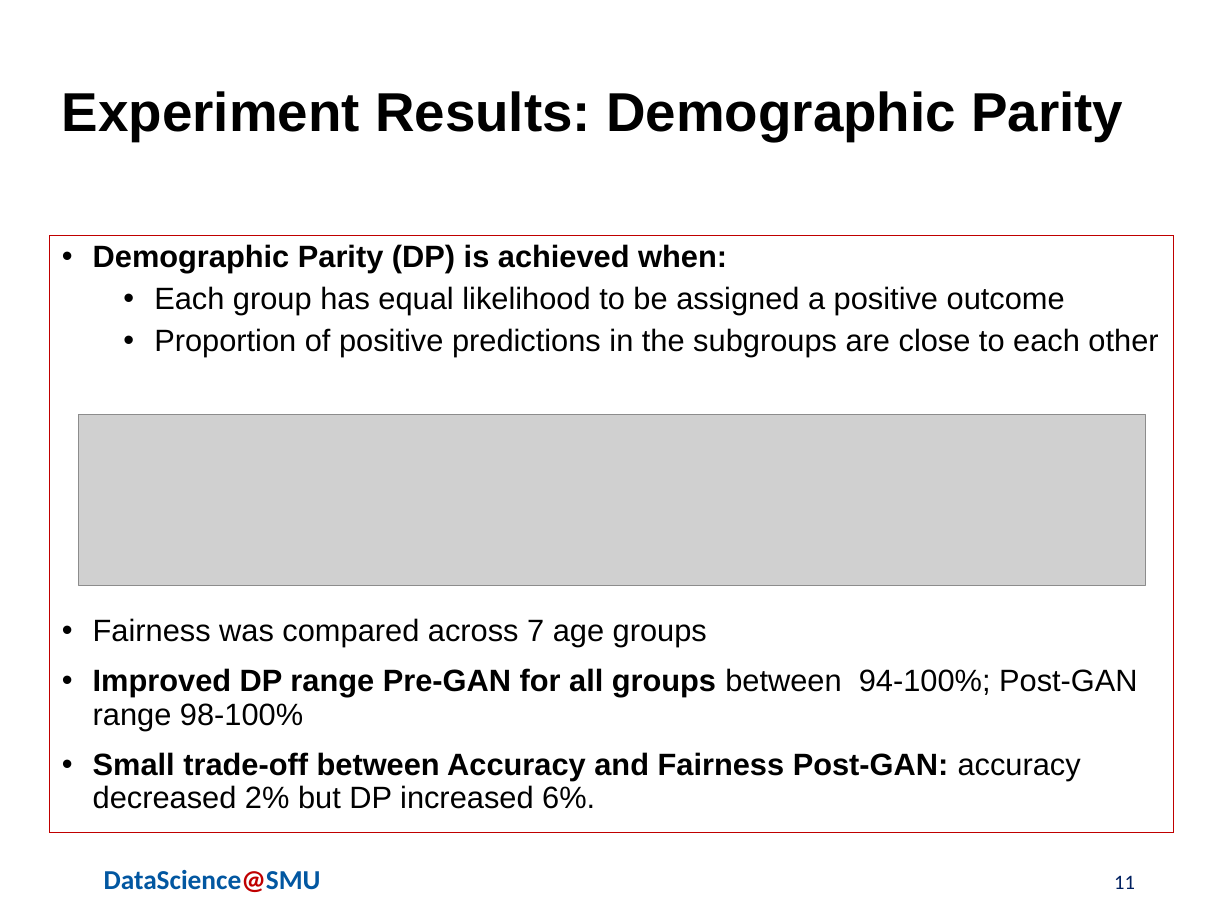
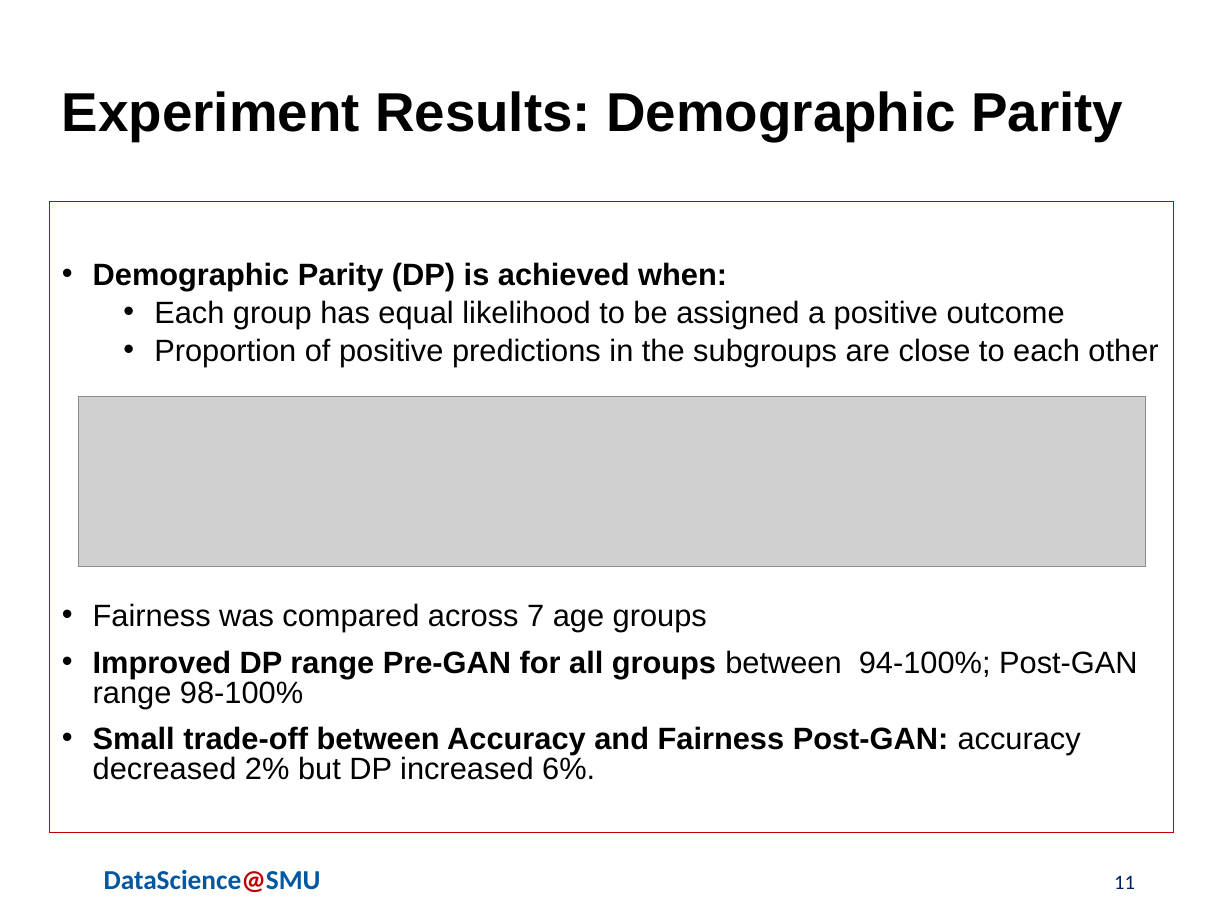
Before and after one commit to skhayden/Reducing-Age-Bias-in-Machine-Learning-An-Algorithmic-Approach, a slide deck: slide 11 of Hayden_deAlford_Wittlin_AdversarialBiasPresentationFINAL7.17.20.pptx. Drawn at 1232x924 pixels with LibreOffice and Linux fonts; fonts in the diff are those of the drawing; grey boxes stand for pictures; background and template pictures are left out. Boxes give left, top, right and bottom in pixels: in the first picture for what was removed or moved away, otherwise in the second. Text is boxed around its words. In the diff, an @@ line names an element or a change of style, - is before the commit and + after.

Commit message:
Update Hayden_deAlford_Wittlin_AdversarialBiasPresentationFINAL7.17.20.pptx
small change in Results slide - Solange

```diff
--- a/Hayden_deAlford_Wittlin_AdversarialBiasPresentationFINAL7.17.20.pptx
+++ b/Hayden_deAlford_Wittlin_AdversarialBiasPresentationFINAL7.17.20.pptx
@@ text "Demographic Parity (DP) is achieved ...": place and size @@
-text "Demographic Parity (DP) is achieved ..." at <box>49,235,1174,833</box>
+text "Demographic Parity (DP) is achieved ..." at <box>49,201,1174,832</box>
@@ text "Demographic Parity (DP) is achieved ..." at <box>49,201,1174,832</box>: line spacing 0.9 to 0.8 @@
@@ picture: place and size @@
-picture at <box>78,415,1145,586</box>
+picture at <box>78,397,1145,568</box>
```
Also in this commit, not shown: 2 other slides changed.
